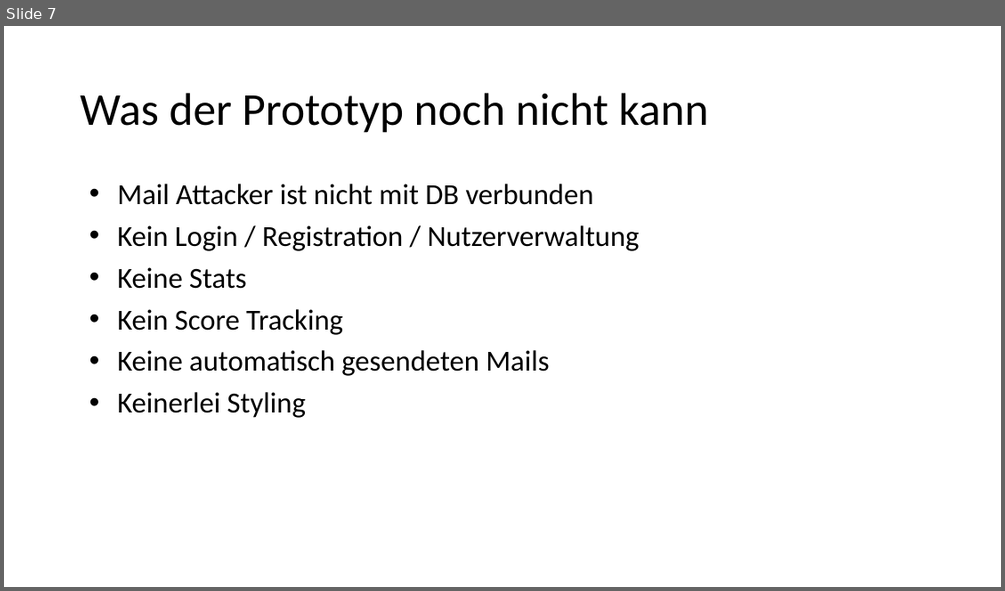
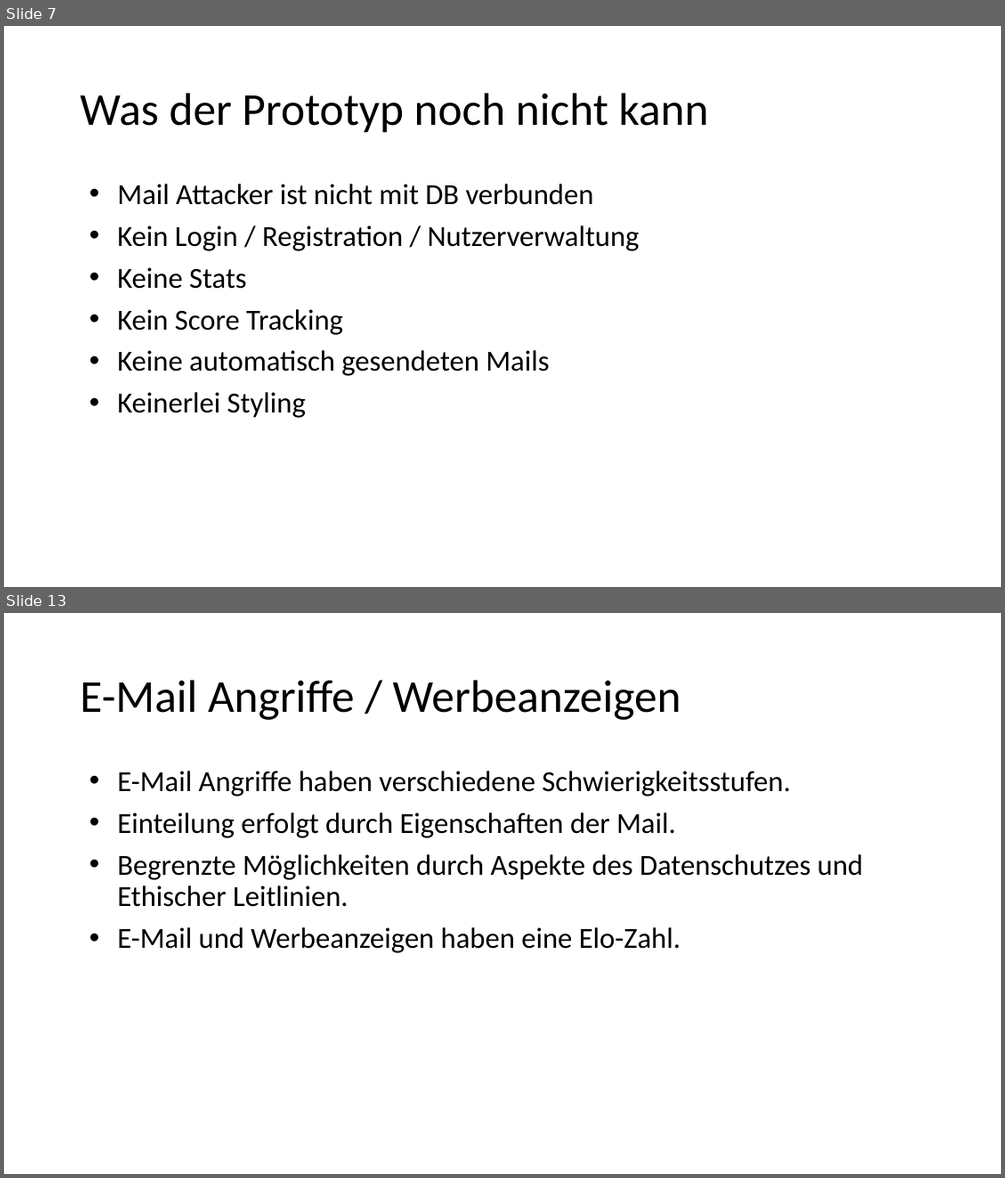
Before and after one commit to Snapstromegon/EPWS2019RaphaelHoeserTimSchettler, a slide deck: Audits/Audit 2/audit2.pptx. Shown one above the other, each under a label of ours: slide 7 before the commit, slides 7 and 13 after it; the slides between them are not shown. The pictures are 1005x591 and 1005x1178 pixels, drawn with LibreOffice and Linux fonts; fonts in the diff are those of the drawing. Boxes give left, top, right and bottom in pixels: in the first picture for what was removed or moved away, otherwise in the second. Text is boxed around its words. In the diff, an @@ line names an element or a change of style, - is before the commit and + after.

```diff
--- a/Audits/Audit 2/audit2.pptx
+++ b/Audits/Audit 2/audit2.pptx
@@ slide 13 added at (4, 613, 1001, 1174), background #FFFFFF @@
@@ title added at (80, 680, 681, 720), 44 pt, text #000000 @@
+E-Mail Angriffe / Werbeanzeigen
@@ text added at (117, 771, 863, 953), 28 pt, text #000000 @@
+• E-Mail Angriffe haben verschiedene Schwierigkeitsstufen.
+• Einteilung erfolgt durch Eigenschaften der Mail.
+• Begrenzte Möglichkeiten durch Aspekte des Datenschutzes und Ethischer Leitlinien.
+• E-Mail und Werbeanzeigen haben eine Elo-Zahl.
```
Also in this commit, not shown: 6 other slides added.
